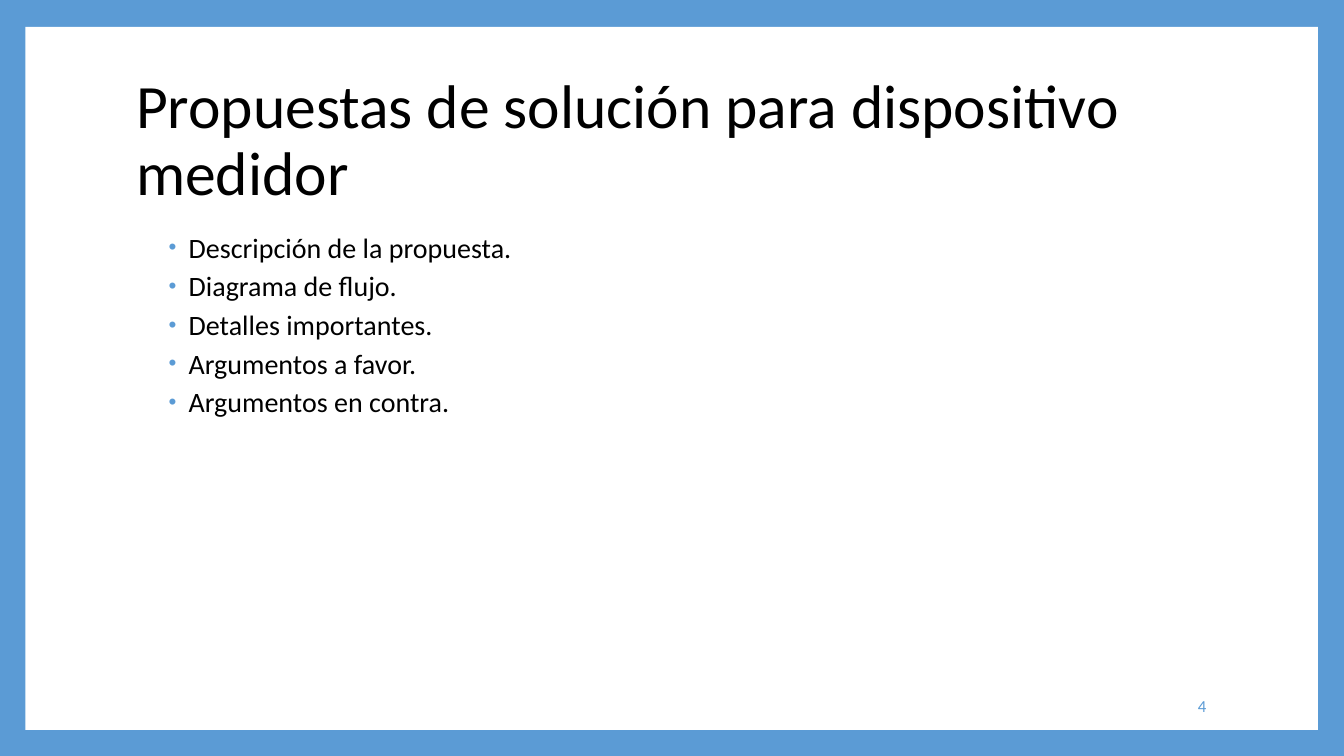
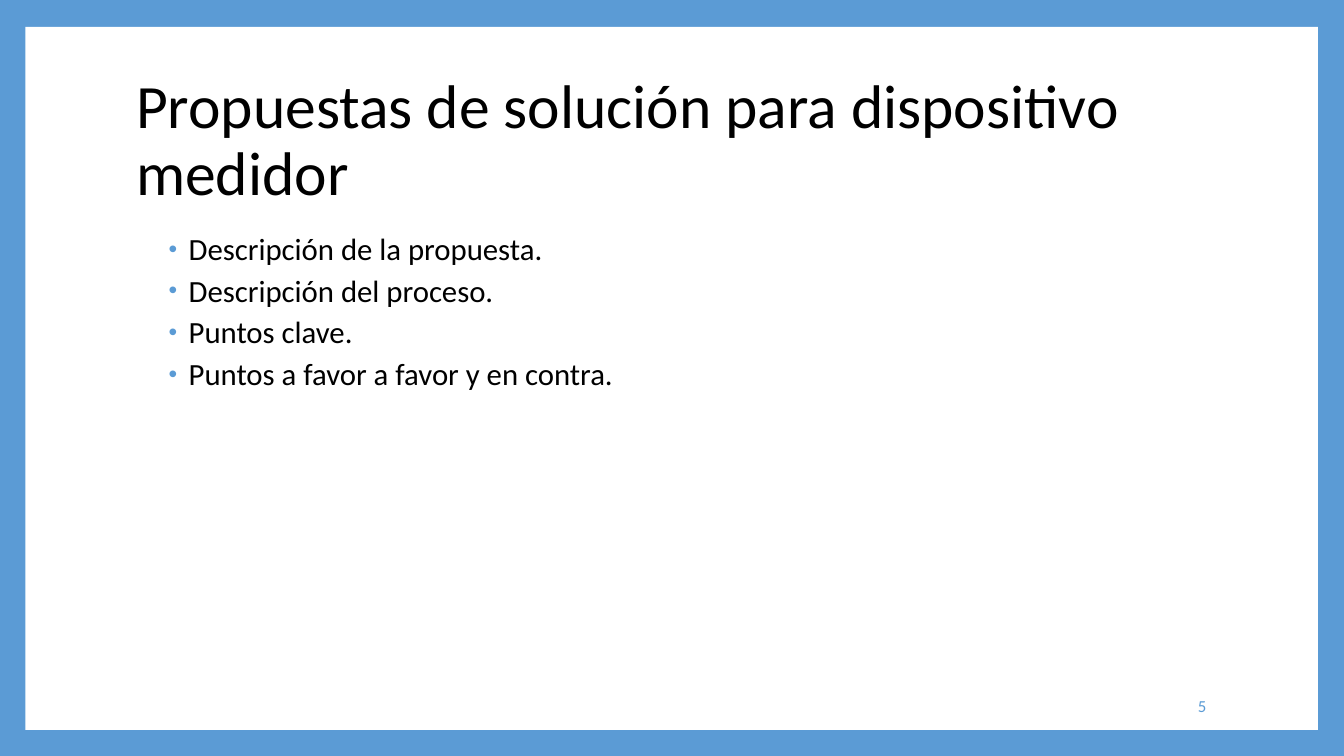
Before and after one commit to steveamena/Graduacion, a slide deck: slide 5 of Documentación/Entregables/Propuestas de solución.pptx (slide 4 before the commit). Drawn at 1344x756 pixels with LibreOffice and Linux fonts; fonts in the diff are those of the drawing. Boxes give left, top, right and bottom in pixels: in the first picture for what was removed or moved away, otherwise in the second. Text is boxed around its words. In the diff, an @@ line names an element or a change of style, - is before the commit and + after.

```diff
--- a/Documentación/Entregables/Propuestas de solución.pptx
+++ b/Documentación/Entregables/Propuestas de solución.pptx
@@ text at (189, 238, 542, 265): size 20 to 22 pt in "Descripción de la propuesta." @@
@@ text at (189, 280, 613, 390): text changed; size 20 to 22 pt @@
-  • Diagrama de flujo.
-  • Detalles importantes.
-  • Argumentos a favor.
-  • Argumentos en contra.
+  • Descripción del proceso.
+  • Puntos clave.
+  • Puntos a favor a favor y en contra.
@@ page number at (1198, 701, 1206, 712): text changed @@
-4
+5
```
Also in this commit, not shown: 6 other slides changed, 10 slides added, 55 other files.
